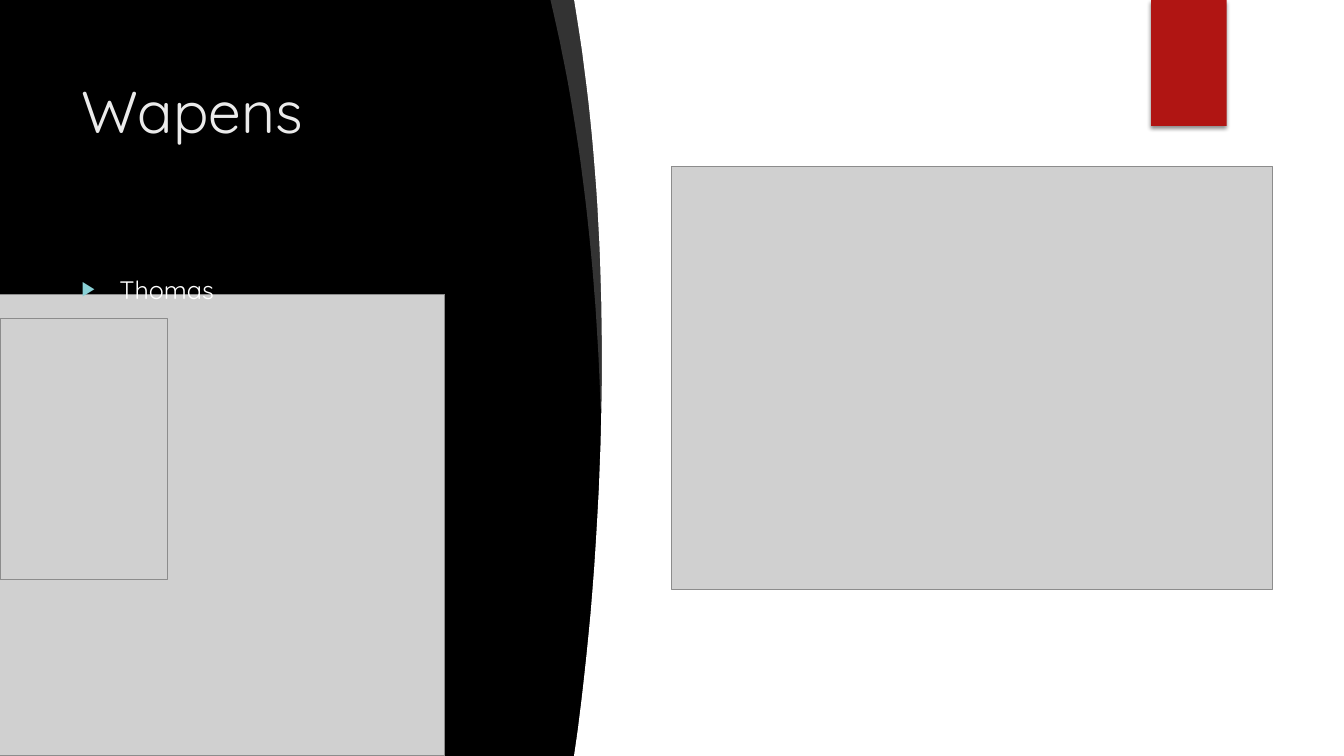
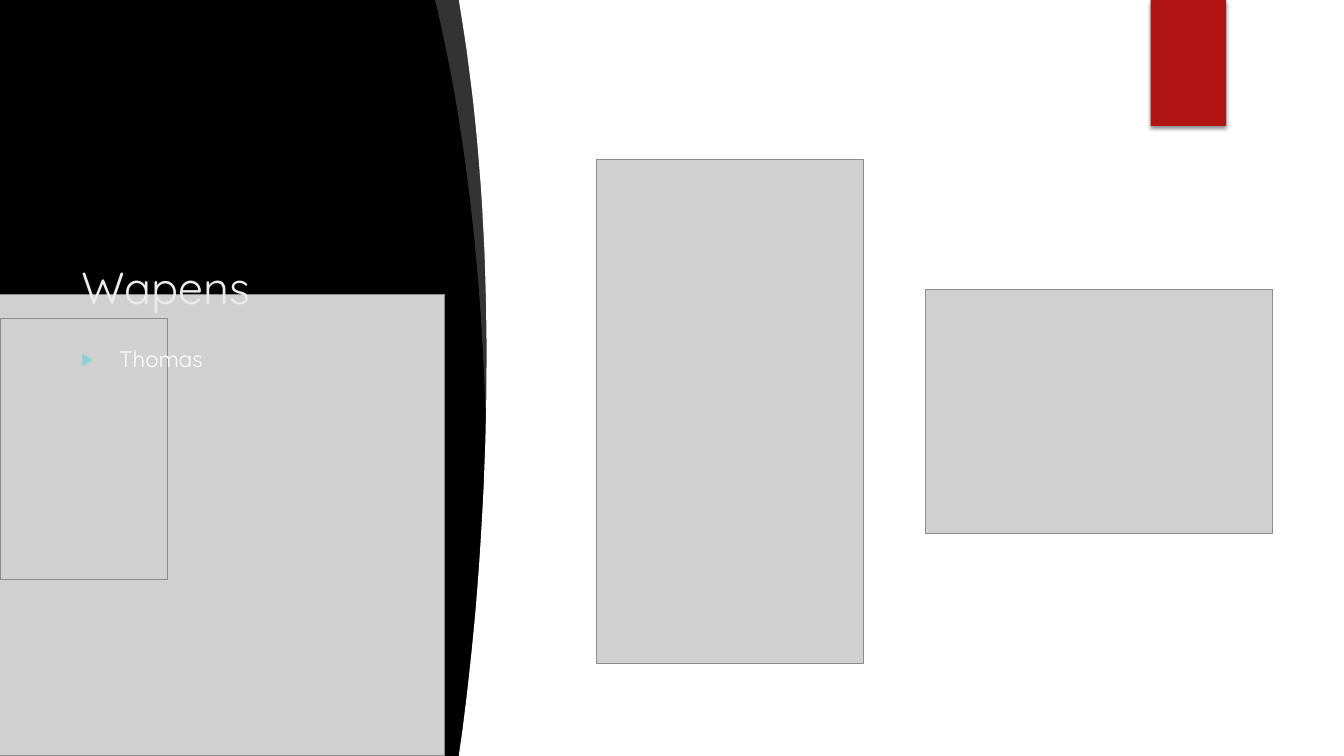
Before and after one commit to ThomasVlekkeDeltion/School-project-periode-2, a slide deck: slide 5 of Source/INFINITY-Presentatie.pptx (slide 6 before the commit). Drawn at 1344x756 pixels with LibreOffice and Linux fonts; fonts in the diff are those of the drawing; grey boxes stand for pictures; background and template pictures are left out. Boxes give left, top, right and bottom in pixels: in the first picture for what was removed or moved away, otherwise in the second. Text is boxed around its words. In the diff, an @@ line names an element or a change of style, - is before the commit and + after.

```diff
--- a/Source/INFINITY-Presentatie.pptx
+++ b/Source/INFINITY-Presentatie.pptx
@@ freeform shape: place and size @@
-freeform shape at box(551, 0, 612, 409)
+freeform shape at box(436, 0, 497, 409)
@@ freeform shape: place and size @@
-freeform shape at box(574, 0, 722, 756)
+freeform shape at box(459, 0, 607, 756)
@@ rectangle: place and size @@
-rectangle at box(671, 0, 1344, 756)
+rectangle at box(511, 0, 1344, 756)
@@ title "Wapens": place and size @@
-title "Wapens" at box(82, 91, 303, 145)
+title "Wapens" at box(81, 272, 250, 317)
@@ title "Wapens" at box(81, 272, 250, 317): size 42 to 32 pt; vertical alignment top to bottom @@
@@ picture added at box(597, 159, 864, 663) @@
@@ picture: place and size @@
-picture at box(671, 166, 1272, 590)
+picture at box(926, 289, 1272, 534)
@@ text "Thomas": place and size @@
-text "Thomas" at box(119, 280, 213, 305)
+text "Thomas" at box(119, 344, 203, 373)
@@ text "Thomas" at box(119, 344, 203, 373): size 18 to 16 pt @@
```
Also in this commit, not shown: 4 other slides changed, 1 slide added, 1 slide removed, 1 other file.
